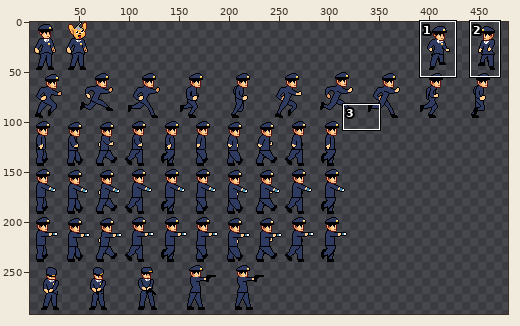
Sprite sheet, stored at Assets/Textures/Character/Police.png. Above: a wide view before the commit, with the close-up outlined.
Close-up. Before:
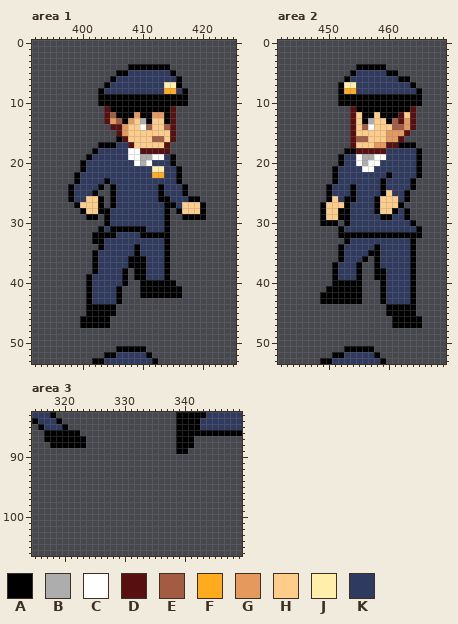
The file is 480x320 pixels. Shown: area 1: x 392..425, y 0..53; area 2: x 442..469, y 0..53; area 3: x 315..349, y 83..106. The wide view leaves out empty margins. The commit also changed other parts of the picture, which this record leaves out.
Palette (. is transparent): A #000000  B #adadad  C #ffffff  D #570f0f  E #a35c42  F #ffab1e  G #e6995d  H #ffcd89  J #ffefab  K #2e3a60
Pixels before, area 1, first column x 398:
 4 ..........AAAAAAA......
 5 ........AAKKKKKKKA.....
 6 .......AKKKKKKKKKKA....
 7 ......AKKKKKKKKKJJA....
 8 .....AKKKKKKKKKKFFKA...
 9 .....AAAAAAAAAAAAAAA...
10 .....AAAAAAAAAAAAAAA...
11 ......DAAAAAAAAAAD.....
12 ......DEAAAGAAGGAD.....
13 ......DGEAGHBAHHAD.....
14 .......DDGHHCEHHED.....
15 ........DGHHHHHHHD.....
16 ........ADHHHHEEHD.....
17 .....AAAKKDHHHHHD......
18 ....AKKKKKCCDDDDD......
19 ...AKKKKKKCCBBCCKA.....
20 ..AKKKKKKKKCBCKKKA.....
21 ..AKKKKKKKKKKKJJKKA....
22 .AKKKKKKKKKKKKFFKKA....
23 .AKKKKAKKKKKKKKKKKA....
24 AKKKKA.AKKKKKKKAKKKA...
25 AKKKA..AKKKKKKKAKKKA...
26 AKKHHA.AKKKKKKKAAKKKAA.
27 .AHHHA.AKKKKKKKKAAKHHHA
28 ..AHHAAKKKKKKKKKA.AHHHA
29 ...AA.AKKKKKKKKKA..AAAA
30 ......AKKKKKKKKKA......
31 .....AKAAAAAAKKKA......
32 ....AAAAKKKKAAAAA......
33 ....AAKKKKKKKKKKA......
34 .....AKKKKKAKKKKA......
35 ....AKKKKKKAKKKKA......
36 ....AKKKKKAAAKKKA......
37 ....AKKKKKAAAKKKA......
38 ....AKKKKA.AAKKKA......
39 ...AKKKKKA.AAKKKA......
40 ...AKKKKKA..AAAAAA.....
41 ...AKKKKA...AAAAAAA....
42 ...AKKKKA...AAAAAAA....
43 ...AKKKKA..............
44 ...AAAAA...............
45 ...AAAAA...............
46 ..AAAAA................
47 ..AAAAA................
48 .......................
49 .......................
50 .......................
51 ........AAAAA..........
52 ......AAKKKKKA.........
53 ....AAKKKKKKKKA........
Pixels before, area 2, first column x 449:
 4 ......AAAAA......
 5 .....AKKKKKAA....
 6 ....AKKKKKKKKAA..
 7 ...AJJKKKKKKKKKA.
 8 ...AFFKKKKKKKKKKA
 9 ...AAAAAAAAAAAAAA
10 ...AAAAAAAAAAAAAA
11 .....DAAAAAAAAAD.
12 .....DHAAHAAADHD.
13 .....DHABHHAEDGD.
14 .....DHECHHHEEGD.
15 .....DHHHHHGGGD..
16 .....DEEHHHGGD...
17 .....DHHHGGDDAAA.
18 ....AADDDDDKKKKKA
19 ...AKKCBBCCKKKKKA
20 ...AKKCBCCKKKKKKA
21 ..AKKKKCCKKKKKKKA
22 ..AKKKKKKKKAKKKKA
23 ..AKKKKKKKAKKKKA.
24 .AKKKAKKKKAKKKKA.
25 .AKKKAKKKKAHKKA..
26 .AHKAAKKKAHHHKA..
27 AHHHAKKKKAHHHA...
28 AHHAAKKKKAHHAKA..
29 AHHAAKKKKKAAKKA..
30 AAA.AKKKKKKKKKKA.
31 ...AKKKKKKKKKKKKA
32 ...AAAAAAAAAAAAAA
33 ....AKKKKKKKKKKA.
34 ...AKKKKKAKKKKKA.
35 ...AKKKKAAKKKKKA.
36 ...AKKKA.AKKKKKA.
37 ..AKKKA..AKKKKKA.
38 ..AKKKA..AAKKKKA.
39 ..AKKKA..AAKKKKA.
40 ..AAAAA...AKKKKA.
41 .AAAAAA...AKKKKA.
42 AAAAAAA...AKKKKA.
43 AAAAAAA...AKKKKA.
44 ...........AAAAA.
45 ...........AAAAA.
46 ............AAAAA
47 ............AAAAA
48 .................
49 .................
50 .................
51 ....AAAAA........
52 ..AAKKKKKA.......
53 AAKKKKKKKKA......
Pixels before, area 3, first column x 315:
83 KKKA....................AAAAAKKKKKK
84 AKKKA...................AAAAKKKKKKK
85 .AKKKA..................AAAAKKKKKKK
86 ..AAAAAA................AAAAAAAAAAA
87 ..AAAAAAA...............AAA........
88 ...AAAAAA...............AAA........
89 ........................AA.........
After the commit:
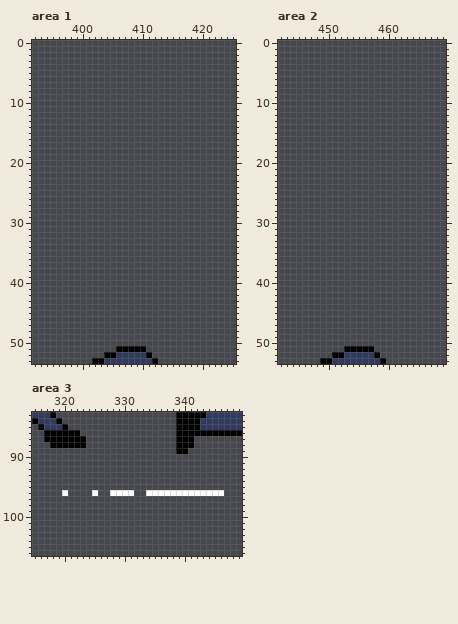
Edits made:
Area 1:
y 4: x 408..414 AAAAAAA -> .......
y 5: x 406..415 AAKKKKKKKA -> ..........
y 6: x 405..416 AKKKKKKKKKKA -> ............
y 7: x 404..416 AKKKKKKKKKJJA -> .............
y 8: x 403..417 AKKKKKKKKKKFFKA -> ...............
y 9..10: x 403..417 AAAAAAAAAAAAAAA -> ...............
y 11: x 404..415 DAAAAAAAAAAD -> ............
y 12: x 404..415 DEAAAGAAGGAD -> ............
y 13: x 404..415 DGEAGHBAHHAD -> ............
y 14: x 405..415 DDGHHCEHHED -> ...........
y 15: x 406..415 DGHHHHHHHD -> ..........
y 16: x 406..415 ADHHHHEEHD -> ..........
y 17: x 403..414 AAAKKDHHHHHD -> ............
y 18: x 402..414 AKKKKKCCDDDDD -> .............
y 19: x 401..415 AKKKKKKCCBBCCKA -> ...............
y 20: x 400..415 AKKKKKKKKCBCKKKA -> ................
y 21: x 400..416 AKKKKKKKKKKKJJKKA -> .................
y 22: x 399..416 AKKKKKKKKKKKKFFKKA -> ..................
y 23: x 399..416 AKKKKAKKKKKKKKKKKA -> ..................
y 24: x 398..403 AKKKKA -> ......; x 405..417 AKKKKKKKAKKKA -> .............
y 25: x 398..402 AKKKA -> .....; x 405..417 AKKKKKKKAKKKA -> .............
y 26: x 398..403 AKKHHA -> ......; x 405..419 AKKKKKKKAAKKKAA -> ...............
y 27: x 399..403 AHHHA -> .....; x 405..420 AKKKKKKKKAAKHHHA -> ................
y 28: x 400..414 AHHAAKKKKKKKKKA -> ...............; x 416..420 AHHHA -> .....
y 29: x 401..402 AA -> ..; x 404..414 AKKKKKKKKKA -> ...........; x 417..420 AAAA -> ....
y 30: x 404..414 AKKKKKKKKKA -> ...........
y 31: x 403..414 AKAAAAAAKKKA -> ............
y 32: x 402..414 AAAAKKKKAAAAA -> .............
y 33: x 402..414 AAKKKKKKKKKKA -> .............
y 34: x 403..414 AKKKKKAKKKKA -> ............
y 35: x 402..414 AKKKKKKAKKKKA -> .............
y 36..37: x 402..414 AKKKKKAAAKKKA -> .............
y 38: x 402..407 AKKKKA -> ......; x 409..414 AAKKKA -> ......
y 39: x 401..407 AKKKKKA -> .......; x 409..414 AAKKKA -> ......
y 40: x 401..407 AKKKKKA -> .......; x 410..415 AAAAAA -> ......
y 41..42: x 401..406 AKKKKA -> ......; x 410..416 AAAAAAA -> .......
y 43: x 401..406 AKKKKA -> ......
y 44..45: x 401..405 AAAAA -> .....
y 46..47: x 400..404 AAAAA -> .....
Area 2:
y 4: x 455..459 AAAAA -> .....
y 5: x 454..461 AKKKKKAA -> ........
y 6: x 453..463 AKKKKKKKKAA -> ...........
y 7: x 452..464 AJJKKKKKKKKKA -> .............
y 8: x 452..465 AFFKKKKKKKKKKA -> ..............
y 9..10: x 452..465 AAAAAAAAAAAAAA -> ..............
y 11: x 454..464 DAAAAAAAAAD -> ...........
y 12: x 454..464 DHAAHAAADHD -> ...........
y 13: x 454..464 DHABHHAEDGD -> ...........
y 14: x 454..464 DHECHHHEEGD -> ...........
y 15: x 454..463 DHHHHHGGGD -> ..........
y 16: x 454..462 DEEHHHGGD -> .........
y 17: x 454..464 DHHHGGDDAAA -> ...........
y 18: x 453..465 AADDDDDKKKKKA -> .............
y 19: x 452..465 AKKCBBCCKKKKKA -> ..............
y 20: x 452..465 AKKCBCCKKKKKKA -> ..............
y 21: x 451..465 AKKKKCCKKKKKKKA -> ...............
y 22: x 451..465 AKKKKKKKKAKKKKA -> ...............
y 23: x 451..464 AKKKKKKKAKKKKA -> ..............
y 24: x 450..464 AKKKAKKKKAKKKKA -> ...............
y 25: x 450..463 AKKKAKKKKAHKKA -> ..............
y 26: x 450..463 AHKAAKKKAHHHKA -> ..............
y 27: x 449..462 AHHHAKKKKAHHHA -> ..............
y 28: x 449..463 AHHAAKKKKAHHAKA -> ...............
y 29: x 449..463 AHHAAKKKKKAAKKA -> ...............
y 30: x 449..451 AAA -> ...; x 453..464 AKKKKKKKKKKA -> ............
y 31: x 452..465 AKKKKKKKKKKKKA -> ..............
y 32: x 452..465 AAAAAAAAAAAAAA -> ..............
y 33: x 453..464 AKKKKKKKKKKA -> ............
y 34: x 452..464 AKKKKKAKKKKKA -> .............
y 35: x 452..464 AKKKKAAKKKKKA -> .............
y 36: x 452..456 AKKKA -> .....; x 458..464 AKKKKKA -> .......
y 37: x 451..455 AKKKA -> .....; x 458..464 AKKKKKA -> .......
y 38..39: x 451..455 AKKKA -> .....; x 458..464 AAKKKKA -> .......
y 40: x 451..455 AAAAA -> .....; x 459..464 AKKKKA -> ......
y 41: x 450..455 AAAAAA -> ......; x 459..464 AKKKKA -> ......
y 42..43: x 449..455 AAAAAAA -> .......; x 459..464 AKKKKA -> ......
y 44..45: x 460..464 AAAAA -> .....
y 46..47: x 461..465 AAAAA -> .....
Area 3:
y 96: x 320 . -> C; x 325 . -> C; x 328..331 .... -> CCCC; x 334..346 ............. -> CCCCCCCCCCCCC
Boxes around the changes in both close-ups, in picture pixels (x1, y1, x2, y2):
erased: (68, 64, 206, 328)
erased: (320, 64, 422, 328)
added: (62, 490, 68, 496)
added: (92, 490, 224, 496)
